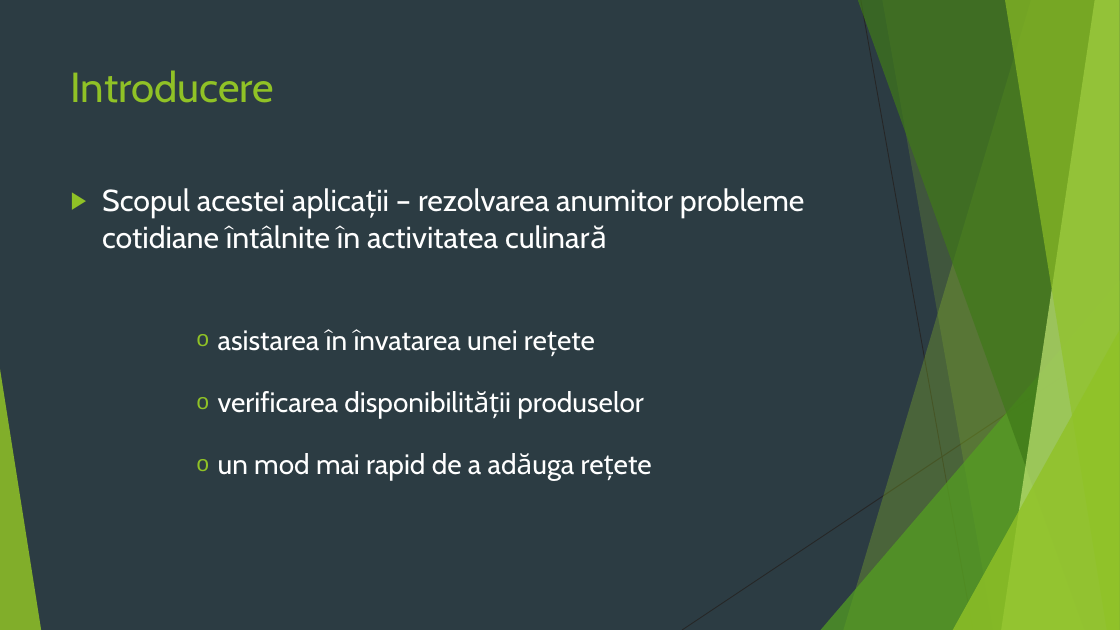
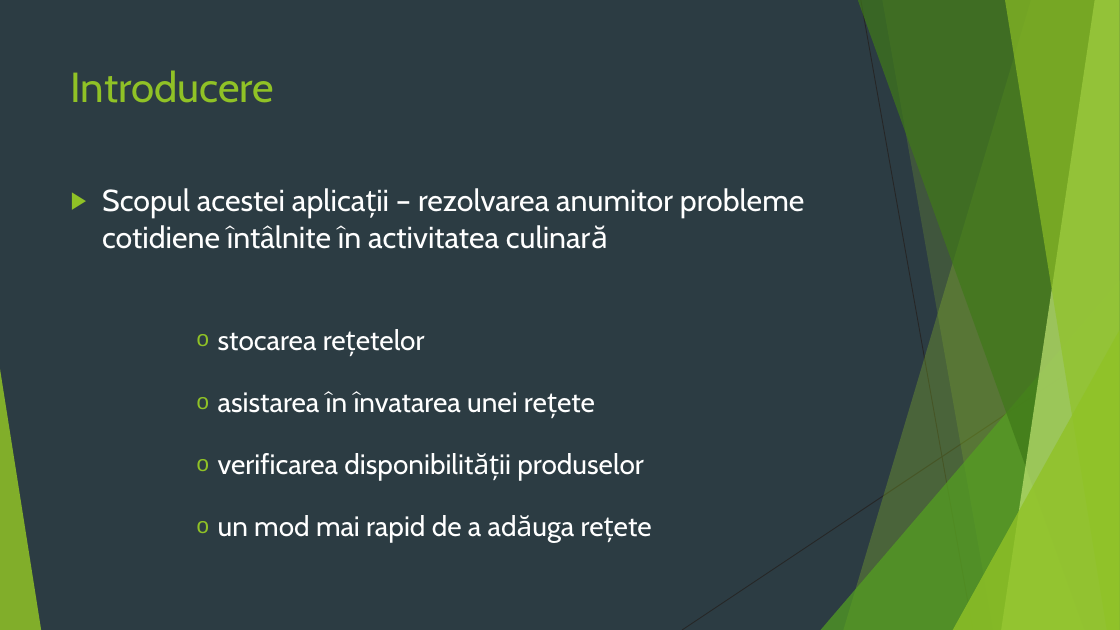
Before and after one commit to Samiicu/lucrareLicentaInformatica2020, a slide deck: slide 3 of Licenta2020BocicuSamuelEmanuel/prezentareLicenta.pptx. Drawn at 1120x630 pixels with LibreOffice and Linux fonts; fonts in the diff are those of the drawing. Boxes give left, top, right and bottom in pixels: in the first picture for what was removed or moved away, otherwise in the second. Text is boxed around its words. In the diff, an @@ line names an element or a change of style, - is before the commit and + after.

Commit message:
typo

```diff
--- a/Licenta2020BocicuSamuelEmanuel/prezentareLicenta.pptx
+++ b/Licenta2020BocicuSamuelEmanuel/prezentareLicenta.pptx
@@ text at (x1=102, y1=188, x2=804, y2=351): text changed @@
-▶ Scopul acestei aplicații – rezolvarea anumitor probleme cotidiane întâlnite în activitatea culinară
+▶ Scopul acestei aplicații – rezolvarea anumitor probleme cotidiene întâlnite în activitatea culinară
+      o stocarea rețetelor
```
